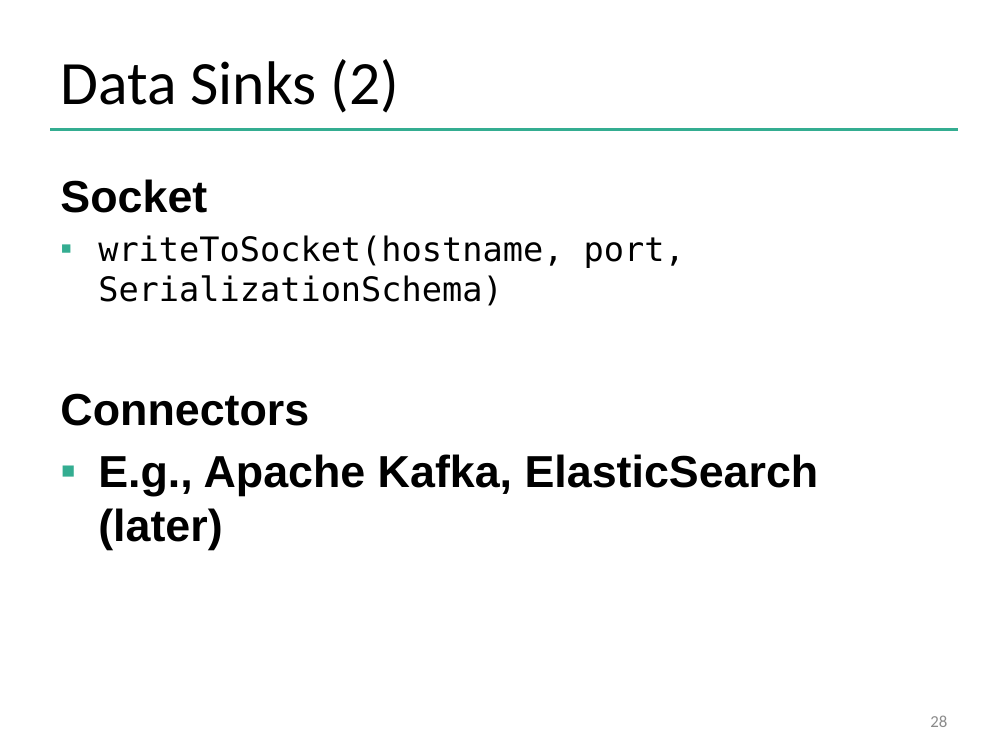
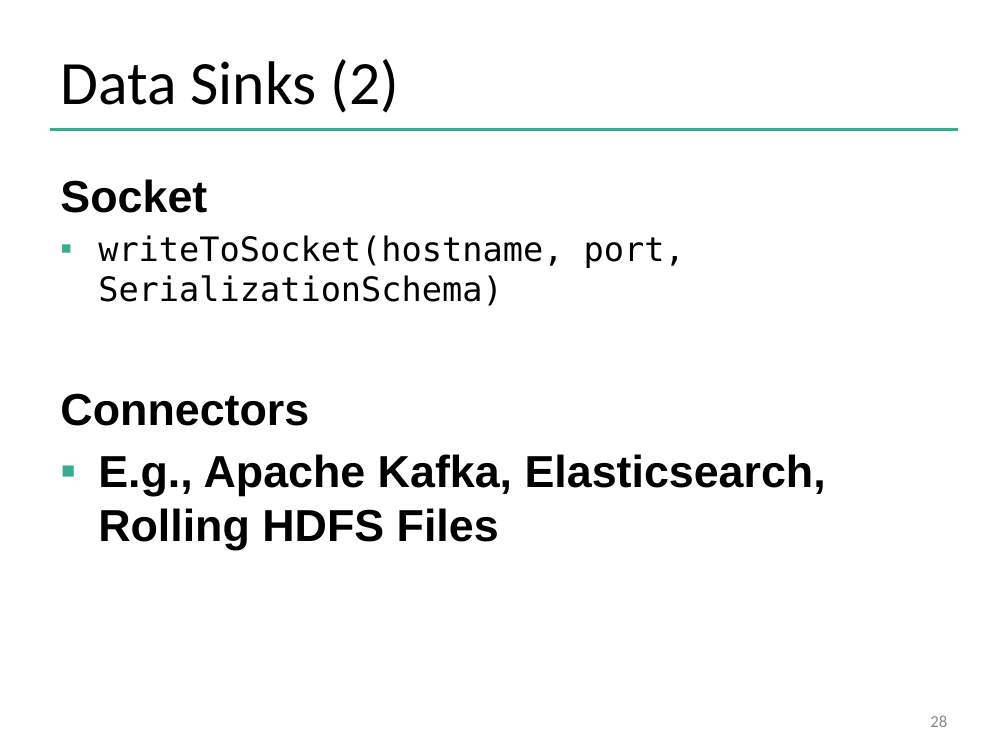
Before and after one commit to dataArtisans/flink-training-web, a slide deck: slide 28 of slides/flink_stream_basics.pptx. Drawn at 1008x756 pixels with LibreOffice and Linux fonts; fonts in the diff are those of the drawing; background and template pictures are left out. Boxes give left, top, right and bottom in pixels: in the first picture for what was removed or moved away, otherwise in the second. Text is boxed around its words. In the diff, an @@ line names an element or a change of style, - is before the commit and + after.

Commit message:
Updated DataStream slides and moved Kafka from Basic to Advanced

```diff
--- a/slides/flink_stream_basics.pptx
+++ b/slides/flink_stream_basics.pptx
@@ text at box(98, 454, 826, 550): text changed @@
-▪ E.g., Apache Kafka, ElasticSearch (later)
+▪ E.g., Apache Kafka, Elasticsearch, Rolling HDFS Files
```
Also in this commit, not shown: 3 other slides changed, 4 slides removed, 3 other files.
